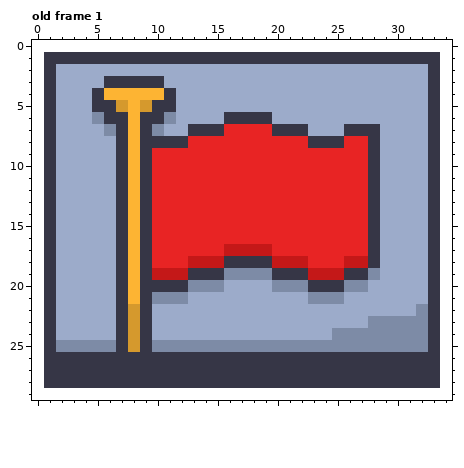
Pixel-art file: sprites/red-flag.aseprite. Above, as it was before the edit.
33x28 pixels, 1 frame. Shown: old frame 1. The old version is drawn lined up with the new one, on the new canvas. The commit also changed other frames, which this record leaves out.
After:
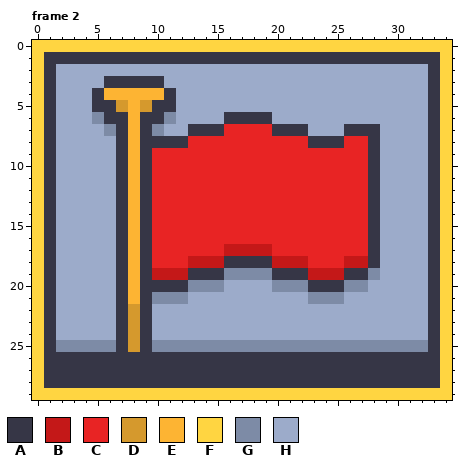
Palette (. is transparent): A #363646  B #c41818  C #e82424  D #d5992d  E #fdb433  F #ffd541  G #7d8ba6  H #9cabca
A new or re-ordered frame is compared with the old frame closest to it.
The exact change:
canvas 33x28 -> 35x30, the old top-left corner now at 1,1
frames 1 -> 3
Frame 2 is new; against old frame 1:
The edit adds colour F in row 0 at x 0 to 34; in rows 1 to 28 at x 0 and 34; in row 29 at x 0 to 34.
Colour G gives way to colour H in row 22 at x 32; in row 23 at x 28 to 32; in row 24 at x 25 to 32.
Pixel boxes of the changes (left, top, right, bottom) in both pictures:
changed: (32, 40, 452, 400)
